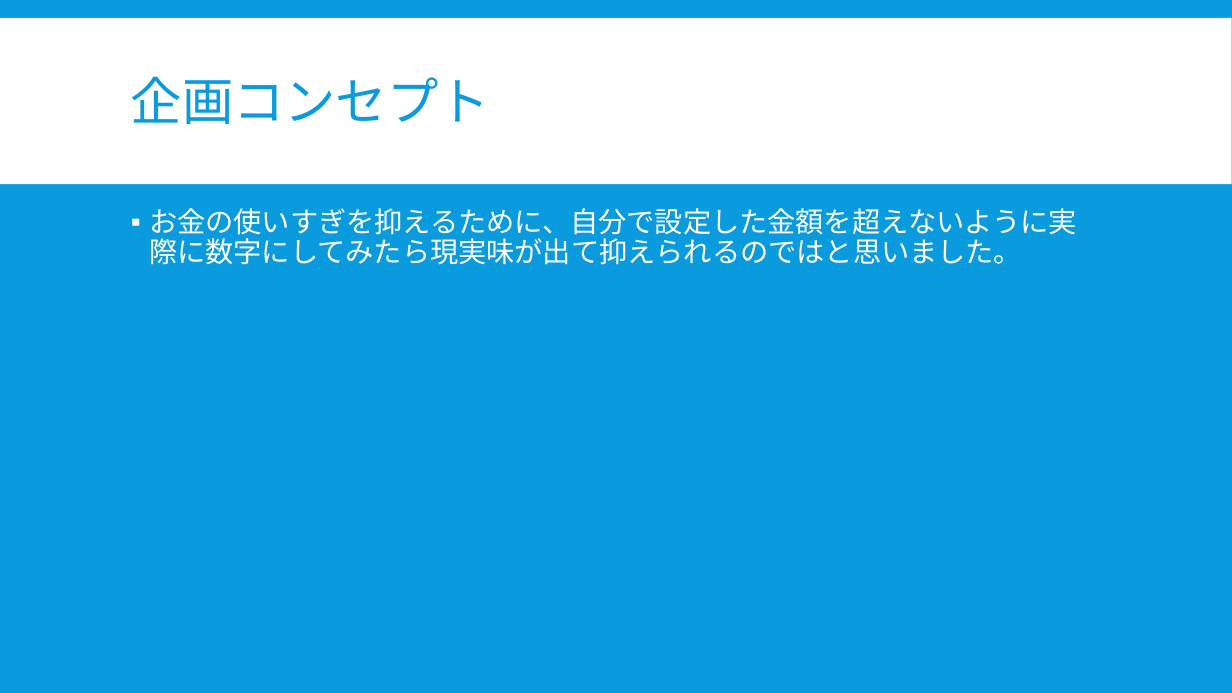
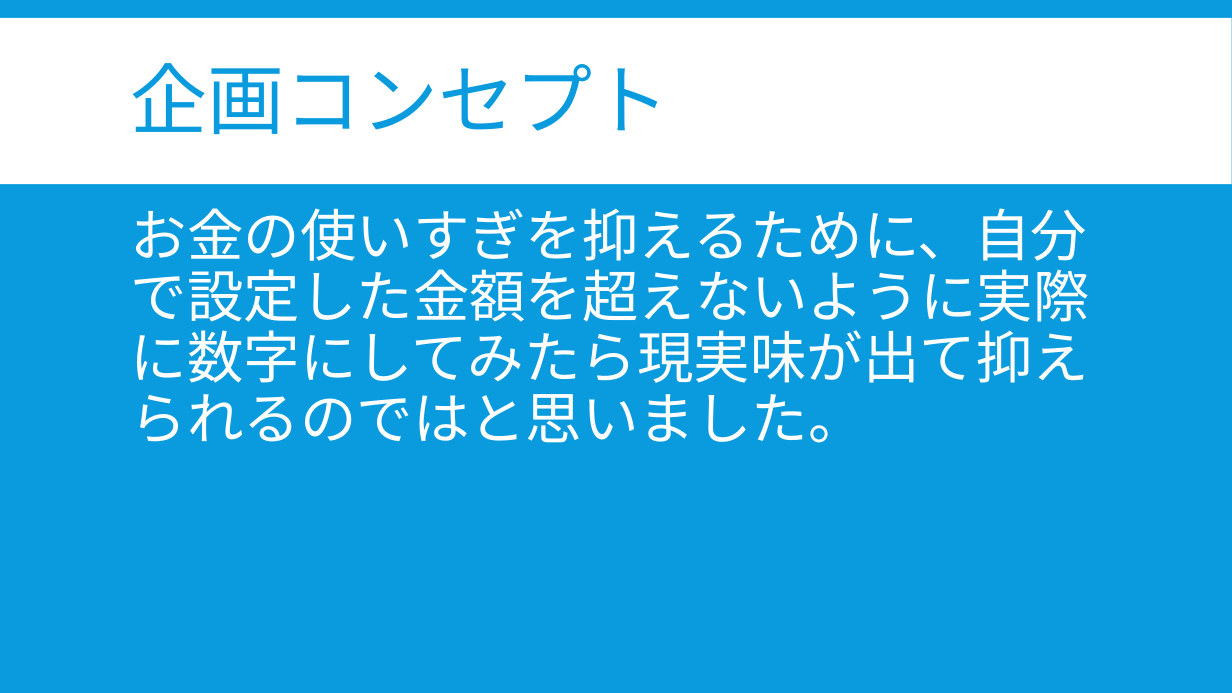
Before and after one commit to hanzawayuki/mobile, a slide deck: slide 2 of 金銭管理アプリ.pptx. Drawn at 1232x693 pixels with LibreOffice and Linux fonts; fonts in the diff are those of the drawing. Boxes give left, top, right and bottom in pixels: in the first picture for what was removed or moved away, otherwise in the second. Text is boxed around its words. In the diff, an @@ line names an element or a change of style, - is before the commit and + after.

Commit message:
age

```diff
--- a/金銭管理アプリ.pptx
+++ b/金銭管理アプリ.pptx
@@ title "企画コンセプト" at (x1=131, y1=63, x2=670, y2=134): size 40 to 60 pt @@
@@ text "お金の使いすぎを抑えるために、自分で設定した金額を超えないように実際に数字にしてみたら現実味が出て抑えられるのではと思い ..." at (x1=131, y1=208, x2=1090, y2=443): size 22 to 44 pt; bullet ▪ to none @@
```
Also in this commit, not shown: 3 other slides changed, 3 slides added, 1 slide removed.
